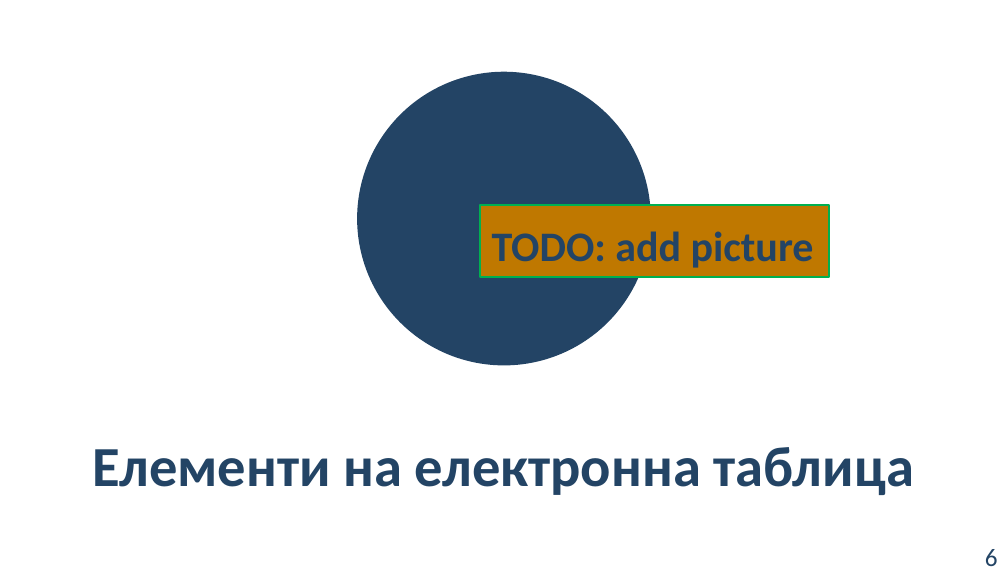
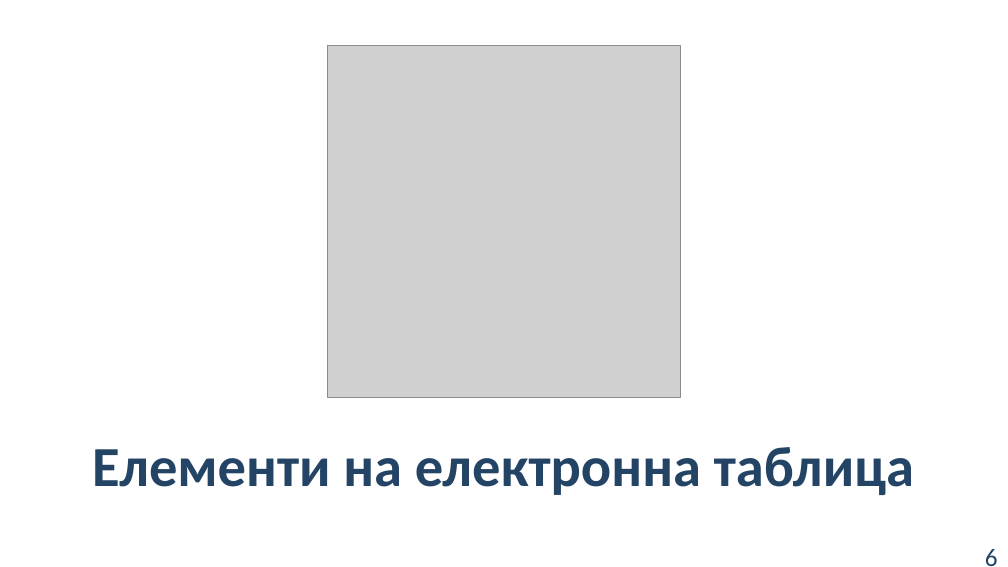
Before and after one commit to BG-IT-Edu/School-Programming, a slide deck: slide 6 of Courses/Computer-Modeling-and-IT/Computer-Modeling-and-IT-5-Class/28-Introduction-to-Spreadsheets/28-Introduction-To-Spreadsheets.pptx. Drawn at 1008x567 pixels with LibreOffice and Linux fonts; fonts in the diff are those of the drawing; grey boxes stand for pictures. Boxes give left, top, right and bottom in pixels: in the first picture for what was removed or moved away, otherwise in the second. Text is boxed around its words. In the diff, an @@ line names an element or a change of style, - is before the commit and + after.

```diff
--- a/Courses/Computer-Modeling-and-IT/Computer-Modeling-and-IT-5-Class/28-Introduction-to-Spreadsheets/28-Introduction-To-Spreadsheets.pptx
+++ b/Courses/Computer-Modeling-and-IT/Computer-Modeling-and-IT-5-Class/28-Introduction-to-Spreadsheets/28-Introduction-To-Spreadsheets.pptx
@@ picture added at box(328, 45, 681, 398) @@
@@ ellipse removed at box(357, 72, 651, 366) @@
@@ rectangle removed at box(480, 206, 830, 277) @@
-TODO: add picture
```
Also in this commit, not shown: 2 other slides changed.
